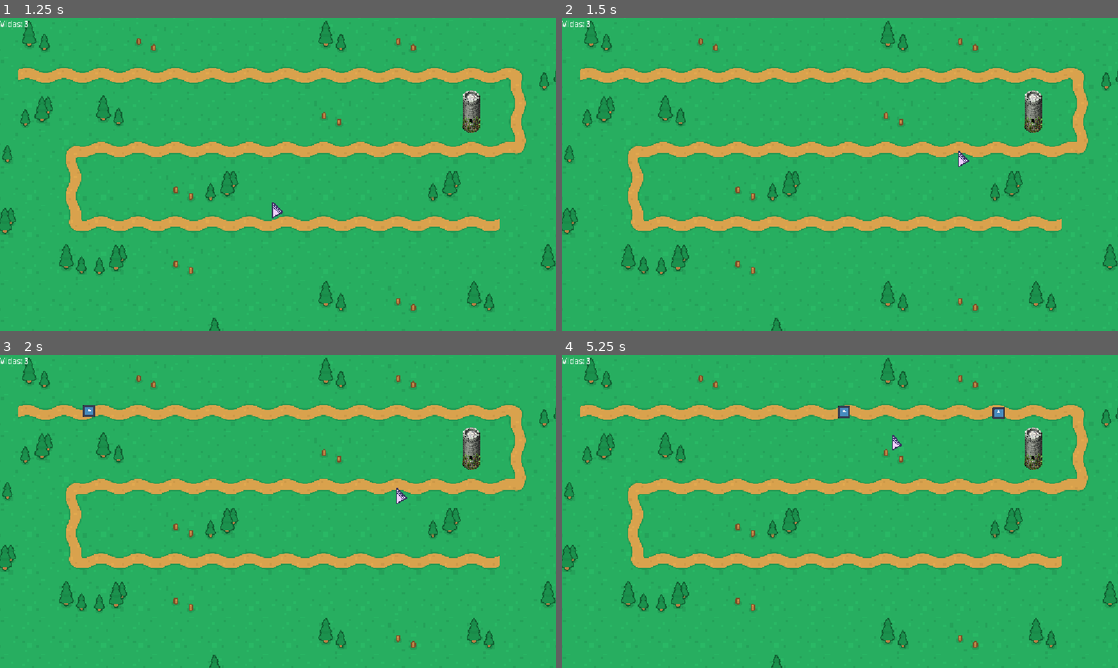
Above: before the commit, frames 1-4 (two rows, left to right).
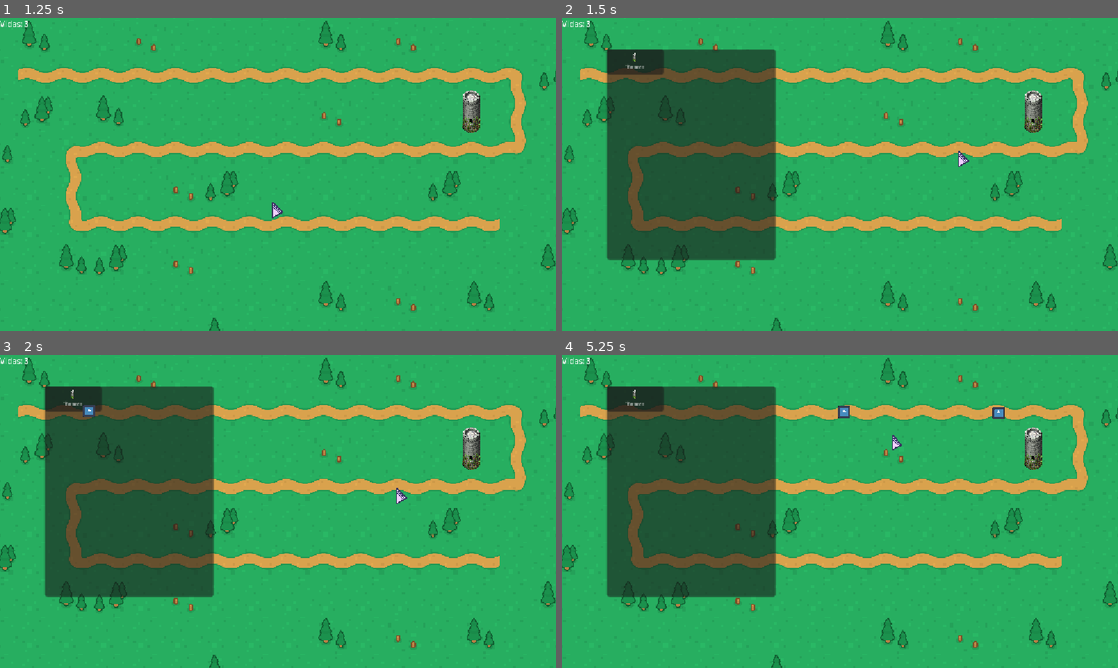
Above: after the commit, the same moments.

Repository: ntGeo/Godot_2
Game: Godot game, scene res://Scenes/menu_inicio.tscn
Two runs of this game, one before a commit and one after it. Both use one fixed random seed, a clock stepped at 60 frames per second and the inputs below. The engine's default icon, where the game draws it, is replaced by a stand-in: a white triangle on a blue panel in a dark square.
Inputs (mouse positions are in pixels of both pictures, inside the frame that each line leads up to):
- Up to frame 1 (1.25 s): click "Jugar" at 0.5 s
- Up to frame 2 (1.5 s): tap Enter at 1.25 s; move the mouse to (962, 158) at 1.27 s; tap Tab (Tab, bound only after the commit) at 1.35 s
- Up to frame 3 (2 s): no input
- Up to frame 4 (5.25 s): click (634, 398) at 2 s, where only the run after the commit has a clickable "Tower"; click (634, 398) at 2.75 s, where only the run after the commit has a clickable "Tower"; click (634, 398) at 3.5 s, where only the run after the commit has a clickable "Tower"; move the mouse to (728, 527) at 4.27 s; tap Tab (Tab, bound only after the commit) at 4.35, 5.1 s; move the mouse to (895, 442) at 5.02 s

Frame 1 is identical in both runs. In frame 2, 20% of the frame differs, in the area x 7-39%, y 10-78%; in frame 3, 20%; in frame 4, 20%.

Commit message:
Menu de contruccion
cree una escena que contiene el menu de contruccion y su scrip que indica que al presionar tab sale un menu de contruccion.
agregue una carperta de fuentes y unos cuantos sprites

Diff:
--- /dev/null
+++ b/tower-defense/Scenes/menu.gd
@@ -0,0 +1,21 @@
+extends Control
+
+
+#funcion para contruir la torre
+func _on_tower_1_pressed() -> void:
+	pass
+	#selected_tower_scene = preload("res://Scenes/torre1.tscn")
+
+#inicia el juego sin poder ver el menu
+func _ready() -> void:
+	visible = false
+
+#Al presionar tab sacar el menu de contruir
+func _process(delta: float) -> void:
+	if Input.is_action_just_pressed("Tab") and visible == false:
+		print('menu')
+		visible = true
+
+	elif Input.is_action_just_pressed("Tab") and visible == true:
+		print('menu')
+		visible = false
--- /dev/null
+++ b/tower-defense/Scenes/menu.tscn
@@ -0,0 +1,50 @@
+[gd_scene format=3 uid="uid://dcx4xc13rutlg"]
+
+[ext_resource type="Texture2D" uid="uid://d1k0aoe7136cj" path="res://Assets/Sprites/menu.png" id="1_1rerr"]
+[ext_resource type="Script" uid="uid://dxceo5hh3cxu2" path="res://Scenes/menu.gd" id="1_158mb"]
+[ext_resource type="FontFile" uid="uid://cogrwyxw4keqf" path="res://Assets/Font/Jacquard12-Regular.ttf" id="2_xhh6f"]
+[ext_resource type="Texture2D" uid="uid://chou7paen7l5" path="res://Assets/Sprites/Tower 1.png" id="4_wwsa2"]
+
+[node name="menu" type="Control" unique_id=131983625]
+layout_mode = 3
+anchors_preset = 0
+script = ExtResource("1_158mb")
+
+[node name="Sprite2D" type="Sprite2D" parent="." unique_id=1596925796]
+visible = false
+rotation = -3.1415925
+scale = Vector2(0.99999994, 1)
+texture = ExtResource("1_1rerr")
+
+[node name="MarginContainer" type="MarginContainer" parent="." unique_id=451024333]
+layout_mode = 0
+offset_left = -87.0
+offset_top = -123.0
+offset_right = 88.0
+offset_bottom = 95.0
+
+[node name="Panel" type="Panel" parent="MarginContainer" unique_id=426262842]
+layout_mode = 2
+
+[node name="GridContainer" type="GridContainer" parent="MarginContainer" unique_id=352031910]
+layout_mode = 2
+offset_transform_position = Vector2(7.945, 0)
+accessibility_region = true
+columns = 3
+
+[node name="tower_1" type="Button" parent="MarginContainer/GridContainer" unique_id=615617577]
+layout_mode = 2
+size_flags_horizontal = 3
+size_flags_vertical = 0
+offset_transform_position = Vector2(-14.845, -14.35)
+offset_transform_scale = Vector2(0.385, 0.385)
+theme_override_fonts/font = ExtResource("2_xhh6f")
+theme_override_font_sizes/font_size = 8
+text = "Tower"
+icon = ExtResource("4_wwsa2")
+icon_alignment = 1
+vertical_icon_alignment = 0
+expand_icon = true
+text_direction = 1
+
+[connection signal="pressed" from="MarginContainer/GridContainer/tower_1" to="." method="_on_tower_1_pressed"]
--- a/tower-defense/Scenes/mundo.tscn
+++ b/tower-defense/Scenes/mundo.tscn
@@ -6,6 +6,7 @@
 [ext_resource type="Script" uid="uid://cb5g5ggqlktp3" path="res://Assets/Scripts/final_camino.gd" id="4_glouy"]
 [ext_resource type="Script" uid="uid://dtccbhvsy77hc" path="res://Assets/Scripts/gestor_oleadas.gd" id="5_yf8a8"]
 [ext_resource type="PackedScene" uid="uid://x1qlvccypblv" path="res://Scenes/curosr.tscn" id="6_qxsm7"]
+[ext_resource type="PackedScene" uid="uid://dcx4xc13rutlg" path="res://Scenes/menu.tscn" id="7_i8avv"]
 
 [sub_resource type="Curve2D" id="Curve2D_xwo6f"]
 _data = {
@@ -122,4 +123,6 @@
 [node name="Node2D" parent="." unique_id=1981658740 instance=ExtResource("6_qxsm7")]
 position = Vector2(71, -63)
 
+[node name="menu" parent="." unique_id=131983625 instance=ExtResource("7_i8avv")]
+
 [connection signal="body_entered" from="FinCamino" to="." method="_on_area_2d_body_entered"]
--- a/tower-defense/project.godot
+++ b/tower-defense/project.godot
@@ -40,6 +40,11 @@
 "events": [Object(InputEventMouseButton,"resource_local_to_scene":false,"resource_name":"","device":-1,"window_id":0,"a …(253 unchanged characters)…
 ]
 }
+Tab={
+"deadzone": 0.2,
+"events": [Object(InputEventKey,"resource_local_to_scene":false,"resource_name":"","device":-1,"window_id":0,"alt_pressed":false,"shift_pressed":false,"ctrl_pressed":false,"meta_pressed":false,"pressed":false,"keycode":0,"physical_keycode":4194306,"key_label":0,"unicode":0,"location":0,"echo":false,"script":null)
+]
+}
 
 [physics]
 
Binary file added: tower-defense/Assets/Font/Jacquard12-Regular.ttf
Not shown, added: tower-defense/Assets/Font/Jacquard12-Regular.ttf.import
Binary file added: tower-defense/Assets/Font/JacquardaBastarda9-Regular.ttf
Not shown, added: tower-defense/Assets/Font/JacquardaBastarda9-Regular.ttf.import
Binary file added: tower-defense/Assets/Font/PixelifySans-Regular.ttf
Not shown, added: tower-defense/Assets/Font/PixelifySans-Regular.ttf.import
Binary file added: tower-defense/Assets/Sprites/Tower 1.png
Not shown, added: tower-defense/Assets/Sprites/Tower 1.png.import
Binary file added: tower-defense/Assets/Sprites/menu.aseprite
Binary file added: tower-defense/Assets/Sprites/menu.png
Not shown, added: tower-defense/Assets/Sprites/menu.png.import
Not shown, added: tower-defense/Scenes/menu.gd.uid
(and 2 more such lines)
